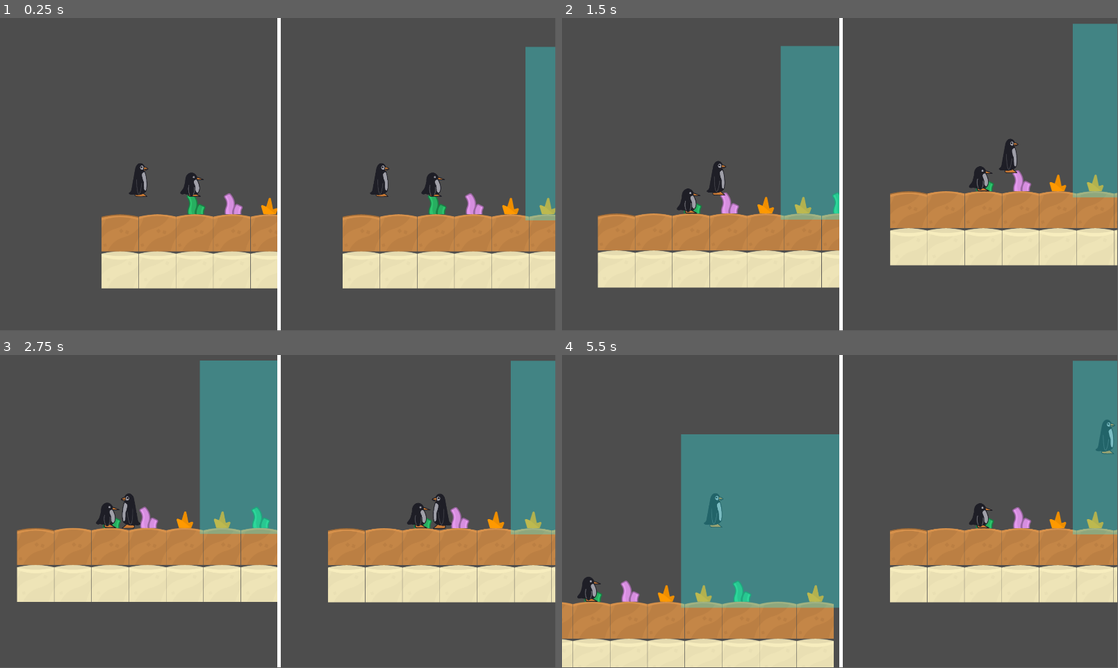
Above: before the commit, frames 1-4 (two rows, left to right).
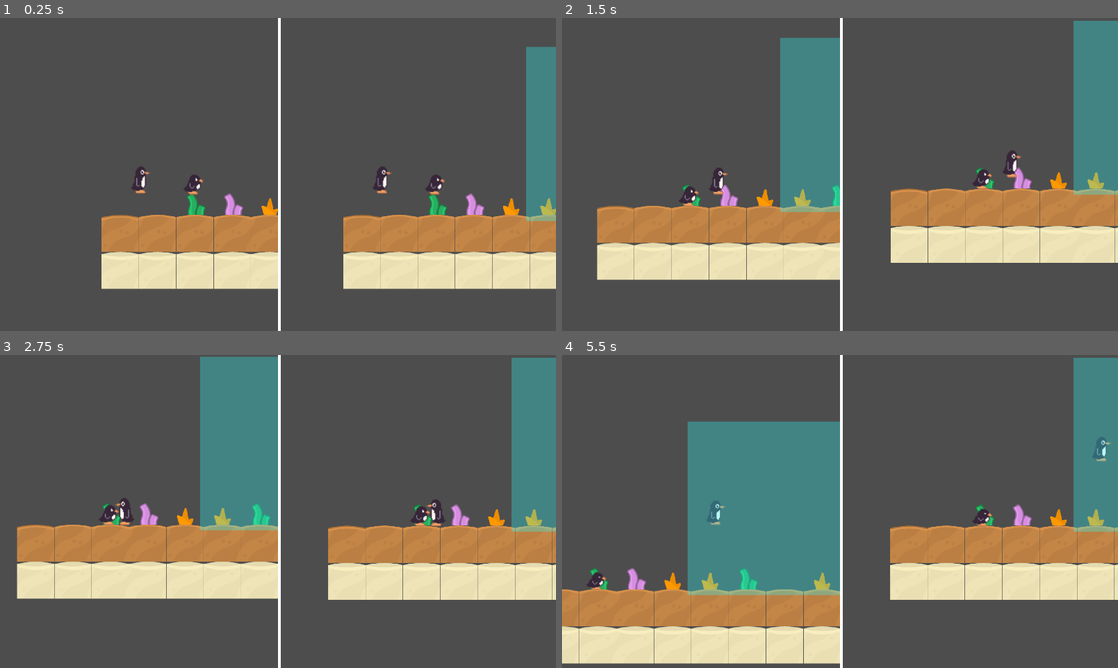
Above: after the commit, the same moments.

Repository: Shreyashz/couch-coop
Game: Godot game, scene res://Level/waterLevel.tscn
Same seed, same stepped clock (60 frames per second), same inputs: the game is played once before the commit and once after it. The project has no main scene, so this scene is started directly.
Inputs:
- Up to frame 1 (0.25 s): no input
- Up to frame 2 (1.5 s): hold D (p1_move_right) from 0.53 s (still down); tap E (p1_interact) at 0.6, 1.35 s; tap Q (p1_jump) at 0.77 s
- Up to frame 3 (2.75 s): tap Q (p1_jump) at 1.52 s; release D (p1_move_right) at 2.03 s; hold A (p1_move_left) from 2.03 s (still down); tap E (p1_interact) at 2.1 s
- Up to frame 4 (5.5 s): release A (p1_move_left) at 2.78 s; hold D (p1_move_right) 2.78-4.28 s; tap E (p1_interact) every 0.75 s from 2.85 to 5.1 s; tap Q (p1_jump) at 3.02, 3.77, 4.52 s; hold A (p1_move_left) 4.28-5.03 s; hold D (p1_move_right) from 5.03 s (still down)
In our replay, the window is 799x449 before the commit and 800x450 after it. These sizes can differ from the game's own. Grey fills any space a smaller window leaves; there, only what the larger window draws over its background counts as a difference.

The runs differ from the first frame. In frame 1, 2.6% of the frame differs, in the area x 18-100%, y 0-100%; in frame 2, 7.6%; in frame 3, 5.5%; in frame 4, 11%, in the area x 0-100%, y 0-100%.

Commit message:
Issue to solve with player characters being smooth in Game

Diff:
--- a/Prefab/Player1.tscn
+++ b/Prefab/Player1.tscn
@@ -2,25 +2,27 @@
 
 [ext_resource type="Script" uid="uid://df2ak3fftj0ug" path="res://Scripts/playerMovement.gd" id="1_4o3m0"]
 [ext_resource type="Resource" uid="uid://8g05ye4w781h" path="res://Resources/p1_player_control.tres" id="2_77ygc"]
-[ext_resource type="Texture2D" uid="uid://5t3fuj5p4pdq" path="res://Asset/CharacterSheet/platformerPenguinsInOne.png" id="3_fun7e"]
+[ext_resource type="Texture2D" uid="uid://bee2wkfcj1mgk" path="res://Asset/CharacterSheet/Peng1_CharacerSheet.png" id="3_77ygc"]
 
 [sub_resource type="CapsuleShape2D" id="CapsuleShape2D_77ygc"]
-radius = 28.0
-height = 116.0
+radius = 22.0
+height = 98.0
 
 [sub_resource type="Animation" id="Animation_77ygc"]
-length = 0.001
+resource_name = "Ideal"
+length = 1.2
+loop_mode = 1
 tracks/0/type = "value"
 tracks/0/imported = false
 tracks/0/enabled = true
-tracks/0/path = NodePath("playerBody_Sprite:region_rect")
+tracks/0/path = NodePath("playerBody_Sprite:frame")
 tracks/0/interp = 1
 tracks/0/loop_wrap = true
 tracks/0/keys = {
-"times": PackedFloat32Array(0),
-"transitions": PackedFloat32Array(1),
-"update": 0,
-"values": [Rect2(0, 0, 388, 534)]
+"times": PackedFloat32Array(0, 0.2, 0.4, 0.6, 0.8, 1, 1.2),
+"transitions": PackedFloat32Array(1, 1, 1, 1, 1, 1, 1),
+"update": 1,
+"values": [0, 1, 2, 3, 4, 5, 6]
 }
 
 [sub_resource type="Animation" id="Animation_n820l"]
@@ -46,8 +48,8 @@
 }
 
 [sub_resource type="CapsuleShape2D" id="CapsuleShape2D_fun7e"]
-radius = 28.0
-height = 114.0
+radius = 22.0
+height = 98.0
 
 [node name="p1_player_body" type="CharacterBody2D" node_paths=PackedStringArray("spriteControl")]
 collision_layer = 4
@@ -58,22 +60,25 @@
 metadata/playerIndex = 0
 
 [node name="playerBody_Collision" type="CollisionShape2D" parent="."]
+position = Vector2(2, -4)
 shape = SubResource("CapsuleShape2D_77ygc")
 
 [node name="AnimationPlayer" type="AnimationPlayer" parent="."]
 libraries = {
 &"": SubResource("AnimationLibrary_ndn3r")
 }
-autoplay = "penguinWalk"
+autoplay = "RESET"
 
 [node name="playerBody_Sprite" type="Sprite2D" parent="."]
 position = Vector2(4.20499, -10)
-scale = Vector2(0.297912, 0.29684)
-texture = ExtResource("3_fun7e")
-region_enabled = true
+scale = Vector2(3, 2.989)
+texture = ExtResource("3_77ygc")
+hframes = 7
+vframes = 7
 region_rect = Rect2(0, 0, 388, 534)
 
 [node name="water_colission" type="Area2D" parent="."]
 
 [node name="CollisionShape2D" type="CollisionShape2D" parent="water_colission"]
+position = Vector2(2, -4)
 shape = SubResource("CapsuleShape2D_fun7e")
--- a/Prefab/Player2.tscn
+++ b/Prefab/Player2.tscn
@@ -2,11 +2,27 @@
 
 [ext_resource type="Script" uid="uid://df2ak3fftj0ug" path="res://Scripts/playerMovement.gd" id="1_x7emr"]
 [ext_resource type="Resource" uid="uid://xu07y7nnc2mh" path="res://Resources/p2_player_control.tres" id="2_iuxfw"]
-[ext_resource type="Texture2D" uid="uid://87wgbehjj304" path="res://Asset/CharacterSheet/Peng_2 platformerPenguinsInOne.png" id="3_cah3m"]
+[ext_resource type="Texture2D" uid="uid://dgfu4f3kixt0d" path="res://Asset/CharacterSheet/Peng2_CharacerSheet.png" id="3_cah3m"]
 
 [sub_resource type="CapsuleShape2D" id="CapsuleShape2D_cah3m"]
-radius = 41.0
-height = 88.0
+radius = 27.0
+height = 68.0
+
+[sub_resource type="Animation" id="Animation_77ygc"]
+length = 1.2
+loop_mode = 1
+tracks/0/type = "value"
+tracks/0/imported = false
+tracks/0/enabled = true
+tracks/0/path = NodePath("playerBody_Sprite:frame")
+tracks/0/interp = 1
+tracks/0/loop_wrap = true
+tracks/0/keys = {
+"times": PackedFloat32Array(0, 0.233333, 0.433333, 0.633333, 0.833333, 1.03333, 1.23333),
+"transitions": PackedFloat32Array(1, 1, 1, 1, 1, 1, 1),
+"update": 1,
+"values": [0, 1, 2, 3, 4, 5, 6]
+}
 
 [sub_resource type="Animation" id="Animation_n820l"]
 resource_name = "penguinWalk"
@@ -22,21 +38,6 @@
 "transitions": PackedFloat32Array(1, 1, 1, 1),
 "update": 1,
 "values": [Rect2(0, 0, 388, 534), Rect2(388, 0, 388, 534), Rect2(776, 0, 388, 534), Rect2(1164, 0, 388, 534)]
-}
-
-[sub_resource type="Animation" id="Animation_77ygc"]
-length = 0.001
-tracks/0/type = "value"
-tracks/0/imported = false
-tracks/0/enabled = true
-tracks/0/path = NodePath("playerBody_Sprite:region_rect")
-tracks/0/interp = 1
-tracks/0/loop_wrap = true
-tracks/0/keys = {
-"times": PackedFloat32Array(0),
-"transitions": PackedFloat32Array(1),
-"update": 0,
-"values": [Rect2(0, 0, 388, 534)]
 }
 
 [sub_resource type="AnimationLibrary" id="AnimationLibrary_ndn3r"]
@@ -61,11 +62,12 @@
 libraries = {
 &"": SubResource("AnimationLibrary_ndn3r")
 }
-autoplay = "penguinWalk"
+autoplay = "RESET"
 
 [node name="playerBody_Sprite" type="Sprite2D" parent="."]
-position = Vector2(4.20499, -10)
-scale = Vector2(0.297912, 0.29684)
+position = Vector2(1, -6)
+scale = Vector2(3, 2.989)
 texture = ExtResource("3_cah3m")
-region_enabled = true
+hframes = 7
+vframes = 7
 region_rect = Rect2(0, 0, 388, 534)
--- a/project.godot
+++ b/project.godot
@@ -18,6 +18,7 @@
 
 window/size/viewport_width=1920
 window/size/viewport_height=1080
+window/stretch/mode="viewport"
 
 [input]
 
@@ -118,5 +119,6 @@
 
 [rendering]
 
+textures/canvas_textures/default_texture_filter=0
 renderer/rendering_method="gl_compatibility"
 renderer/rendering_method.mobile="gl_compatibility"
Binary file added: Asset/CharacterSheet/Peng1_CharacerSheet.png
Not shown, changed: Asset/CharacterSheet/Peng1_CharacerSheet.png.import
Binary file added: Asset/CharacterSheet/Peng2_CharacerSheet.png
Not shown, changed: Asset/CharacterSheet/Peng2_CharacerSheet.png.import
Binary file removed: Asset/CharacterSheet/Peng_2 platformerPenguinsInOne.png
Binary file removed: Asset/CharacterSheet/platformerPenguinsInOne.png
